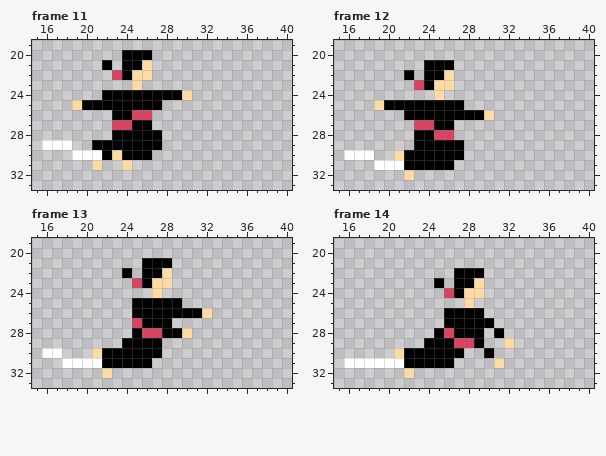
Edited in one commit: pixel-art file (ase/samurai_die.ase). That is the earlier state.
48x48 pixels, 15 frames. Shown: frame 11: x 15..40, y 19..33; frame 12: x 15..40, y 19..33; frame 13: x 15..40, y 19..33; frame 14: x 15..40, y 19..33. The commit also changed other frames, which this record leaves out.
New version:
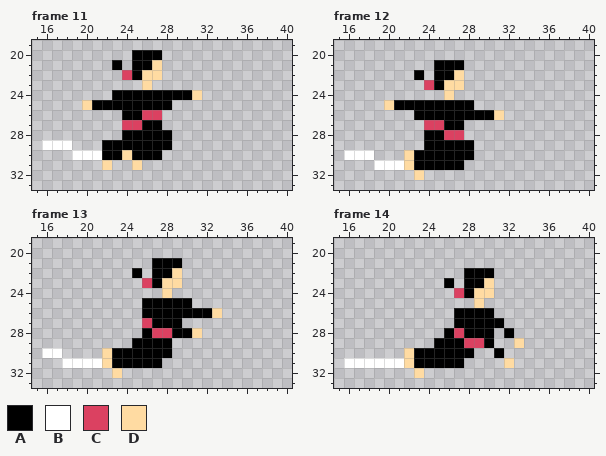
Palette (. is transparent): A #000000  B #ffffff  C #db4161  D #ffdba2
Commit: Better animation?
What changed:
Changed rows in their new state; - is an unchanged pixel.
Frame 11, layer "Dead":
first column x 19:
20 -----.--A----
21 ---.A.-AD----
22 ----.CA-D----
23 ------.D-----
24 ---.-------AD
25 .D-------A---
26 ----.-A-C----
27 ----.-C-A----
28 ----.----A---
29 --.------A---
30 ----AD--A----
31 --.D-.D------
Frame 12, layer "Dead":
first column x 19:
21 -----.--A----
22 ---.A.-AD----
23 ----.CA-D----
24 ------.D-----
25 .D-------A---
26 ---.-------AD
27 ----.-C-A----
28 ----.-A-C----
29 ----.----A---
30 --.D-----A---
31 ---D----A----
32 ---.D--------
Frame 13, layer "Dead":
first column x 21:
21 -----.--A----
22 ---.A.-AD----
23 ----.CA-D----
24 ------.D-----
25 ----.----A---
26 ----.------AD
27 ----.C--A----
28 ----.A-C-AD--
29 ---.---A-----
30 .D-----A-----
31 -D----A------
32 -.D----------
Frame 14, layer "Dead":
first column x 21:
22 ------.--A---
23 ----.A.-AD---
24 -----.CA-D---
25 -------.D----
26 -----.---A---
27 -----.----A--
28 ----.AC--A.A-
29 ---.--A-CA-.D
30 .D-----A-.A--
31 -D----A---.D-
32 -.D----------
